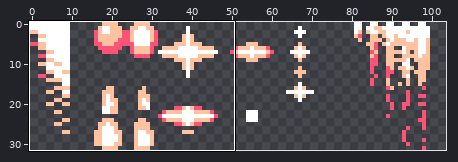
Sprite sheet: units/weapons/ammunition.png. Above: a wide view before the commit, with the close-up outlined.
Close-up. The starting point:
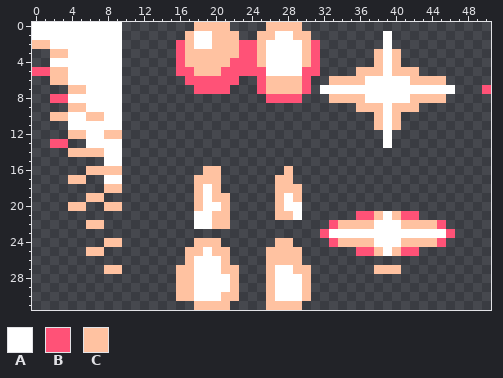
The file is 128x32 pixels. Shown: x 0..50, y 0..31. The wide view leaves out empty margins. The commit also changed other parts of the picture, which this record leaves out.
Palette (. is transparent): A #ffffff  B #ff5277  C #ffc2a1
After:
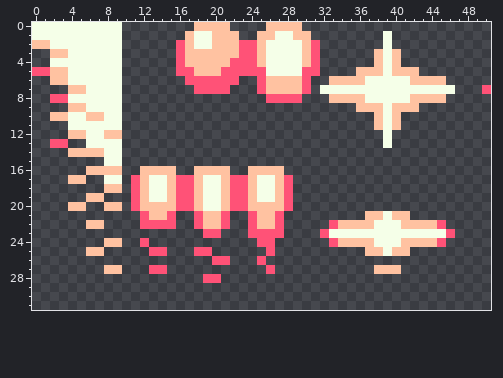
The exact change:
@@ palette @@
-A #ffffff
+A #f5ffe8
@@ x 0..50 @@
 15 ........AA.........................................
-16 ......CCCC.........CC.......C......................
-17 ....CC..AA........CCC......CC......................
-18 ........CC........CAC......CCC.....................
-19 ......CC..........CACC.....CAC.....................
-20 ....CC..CC........CAAC.....CAA.....................
-21 ..................AACC.....CCA......BBCACBB........
-22 ......CC..........AACC...........BCCCCAAACCCCB.....
-23 ................................BAAAAAAAAAAAAAB....
-24 ........CC........CCC......CC....BCCCCAAACCCCB.....
-25 ......CC.........CCACC....CCCC......BBCACBB........
-26 .................CAAAC....CCCC.....................
-27 ........CC......CCAAACC...CAACC.......CCC..........
-28 ................CCAAAAC...CAAAC....................
-29 ................CCAAAAC...CAAAC....................
-30 ................CCAAACC...CAAAC....................
-31 ..................CCCC....CCCC.....................
+16 ......CCCC..CCCC..CCCC..CCCC.......................
+17 ....CC..AA.BCAACBBCAACBBCAACB......................
+18 ........CC.BCAACBBCAACBBCAACB......................
+19 ......CC...BCAACBBCAACBBCAACB......................
+20 ....CC..CC.BCCCCBBCAACBBCCCCB......................
+21 ............BCCB..BCCB..BCCB.........CCACC.........
+22 ......CC....BBBB..BCCB..BCCB.....BCCCCAAACCCCB.....
+23 ...................BB...BBBB....BAAAAAAAAAAAAAB....
+24 ........CC..B............BB......BCCCCAAACCCCB.....
+25 ......CC.....BB...BB......B..........CCACC.........
+26 ....................BB...B.........................
+27 ........CC...BB...........B...........CCC..........
+28 ...................BB..............................
+29 ...................................................
+30 ...................................................
+31 ...................................................
